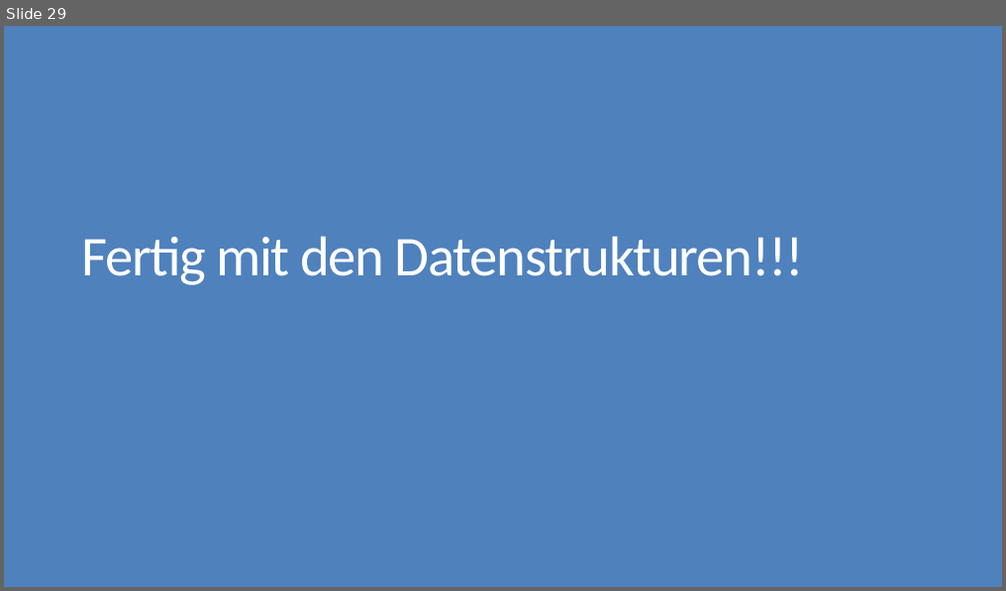
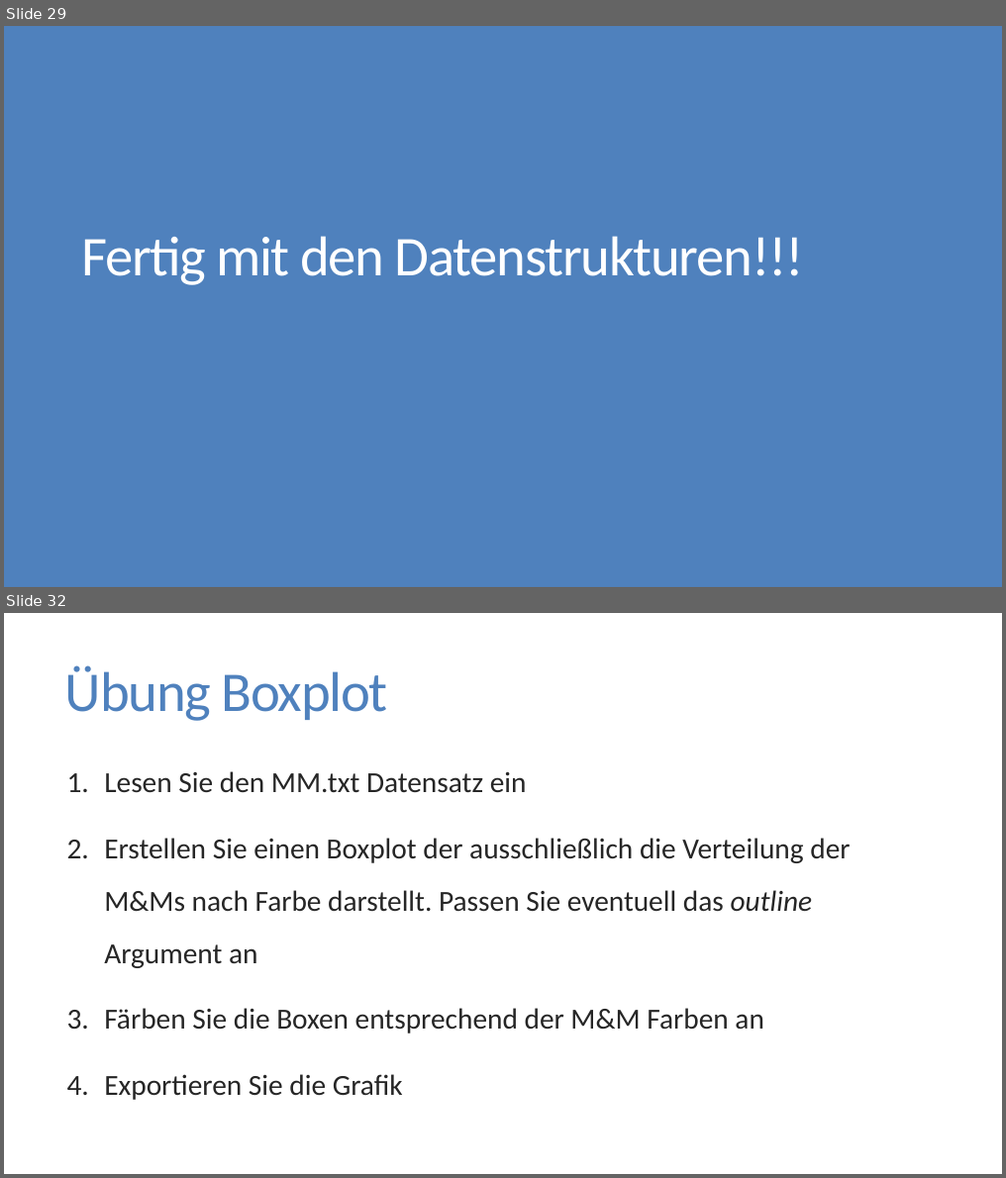
Before and after one commit to FlorianKeppeler/RKurs, a slide deck: Einführung in R.pptx. Shown one above the other, each under a label of ours: slide 29 before the commit, slides 29 and 32 after it; the slides between them are not shown. The pictures are 1006x591 and 1006x1178 pixels, drawn with LibreOffice and Linux fonts; fonts in the diff are those of the drawing. Boxes give left, top, right and bottom in pixels: in the first picture for what was removed or moved away, otherwise in the second. Text is boxed around its words. In the diff, an @@ line names an element or a change of style, - is before the commit and + after.

```diff
--- a/Einführung in R.pptx
+++ b/Einführung in R.pptx
@@ slide 32 added at box(4, 613, 1002, 1174), background #FFFFFF @@
@@ title added at box(65, 665, 388, 721), 54 pt, text #4F81BD @@
+Übung Boxplot
@@ text added at box(104, 771, 849, 1100), 28 pt, text #262626 @@
+1. Lesen Sie den MM.txt Datensatz ein
+2. Erstellen Sie einen Boxplot der ausschließlich die Verteilung der M&Ms nach Farbe darstellt. Passen Sie eventuell das outline Argument an
+3. Färben Sie die Boxen entsprechend der M&M Farben an
+4. Exportieren Sie die Grafik
```
Also in this commit, not shown: 1 slide changed, 4 other slides added, 1 slide removed, 17 other files.
